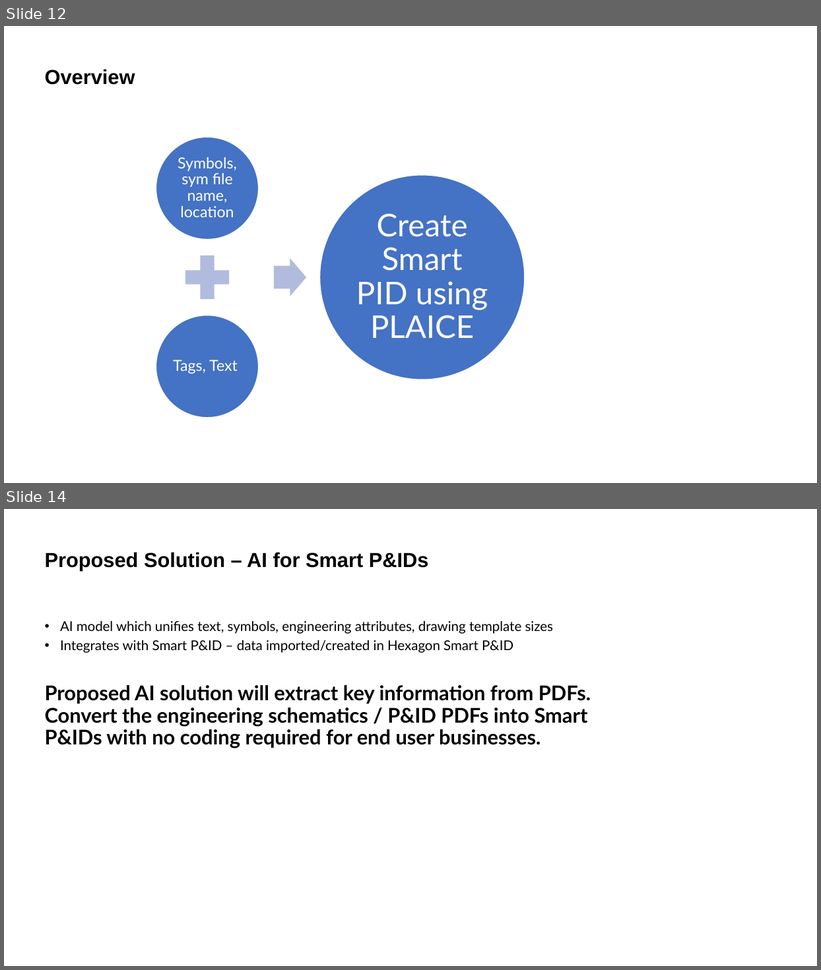
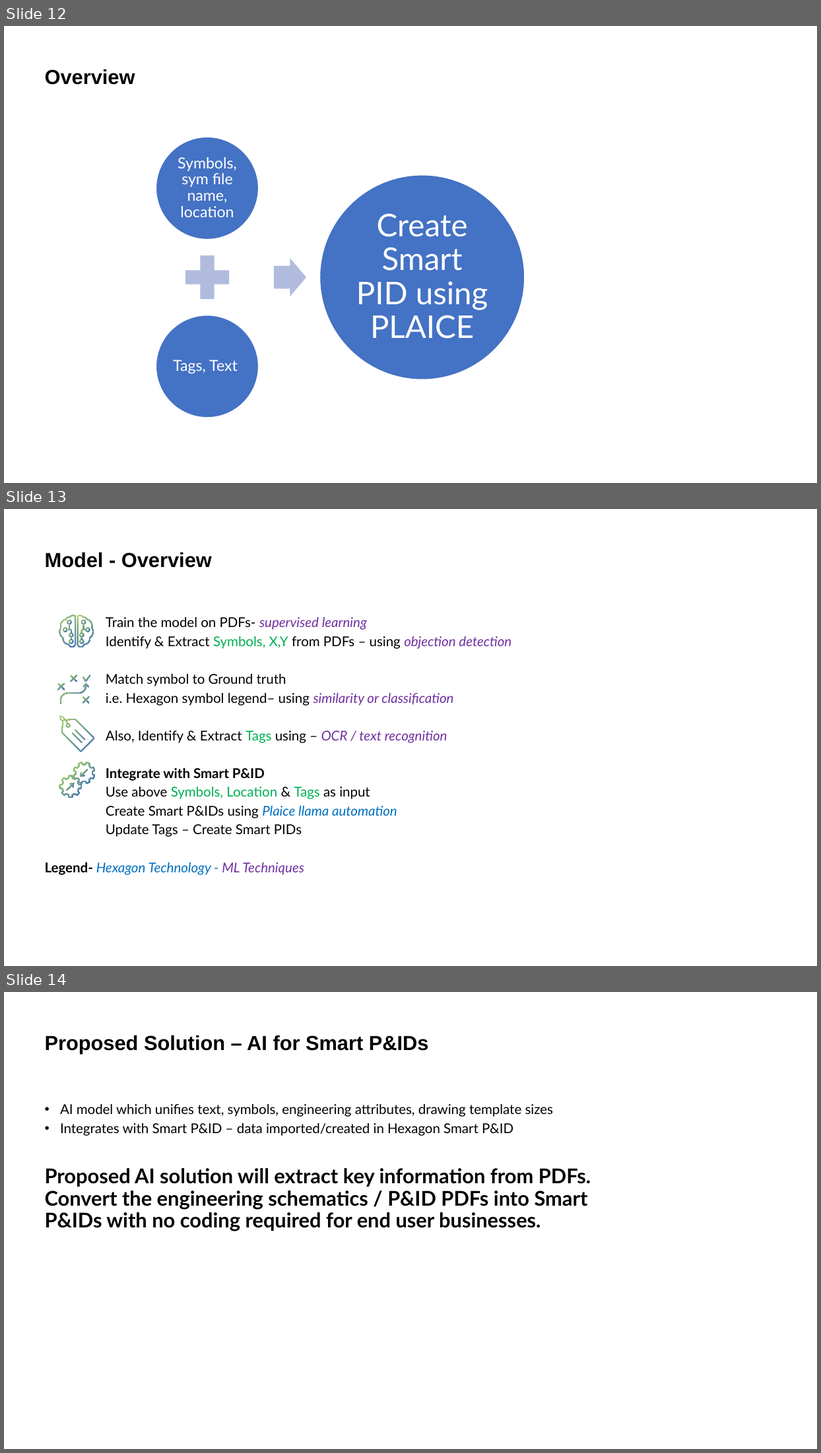
Before and after one commit to Tech4-Good/Step01_Learning, a slide deck: 04_ComputerVision/01_POC_Hexagon_AI_PID/AI for PDF extraction.pptx. Shown one above the other, each under a label of ours: slides 12 and 14 before the commit, slides 12, 13 and 14 after it; the slides between them are not shown. The pictures are 821x970 and 821x1453 pixels, drawn with LibreOffice and Linux fonts; fonts in the diff are those of the drawing; background and template pictures are left out. Boxes give left, top, right and bottom in pixels: in the first picture for what was removed or moved away, otherwise in the second. Text is boxed around its words. In the diff, an @@ line names an element or a change of style, - is before the commit and + after.

```diff
--- a/04_ComputerVision/01_POC_Hexagon_AI_PID/AI for PDF extraction.pptx
+++ b/04_ComputerVision/01_POC_Hexagon_AI_PID/AI for PDF extraction.pptx
@@ slide 13 added at box(4, 509, 817, 966), background #FFFFFF @@
@@ title added at box(45, 552, 212, 568), 24 pt, text #000000, bold @@
+Model - Overview
@@ text added at box(45, 617, 512, 875), 16 pt, text #000000 @@
+Train the model on PDFs- supervised learning
+Identify & Extract Symbols, X,Y from PDFs – using objection detection
+Match symbol to Ground truth
+i.e. Hexagon symbol legend– using similarity or classification
+Also, Identify & Extract Tags using – OCR / text recognition
+Integrate with Smart P&ID
+Use above Symbols, Location & Tags as input
+Create Smart P&IDs using Plaice llama automation
+Update Tags – Create Smart PIDs
+Legend- Hexagon Technology - ML Techniques
@@ group added at box(59, 615, 94, 648): 16 freeform shapes @@
@@ group added at box(57, 675, 90, 704): 15 freeform shapes @@
@@ freeform shape added at box(59, 716, 95, 752), fill gradient #A5CF67 to #4472C4 @@
@@ group added at box(59, 762, 95, 798): 6 freeform shapes @@
```
Also in this commit, not shown: 9 slides changed, 1 other slide added, 1 slide removed, 15 other files.
